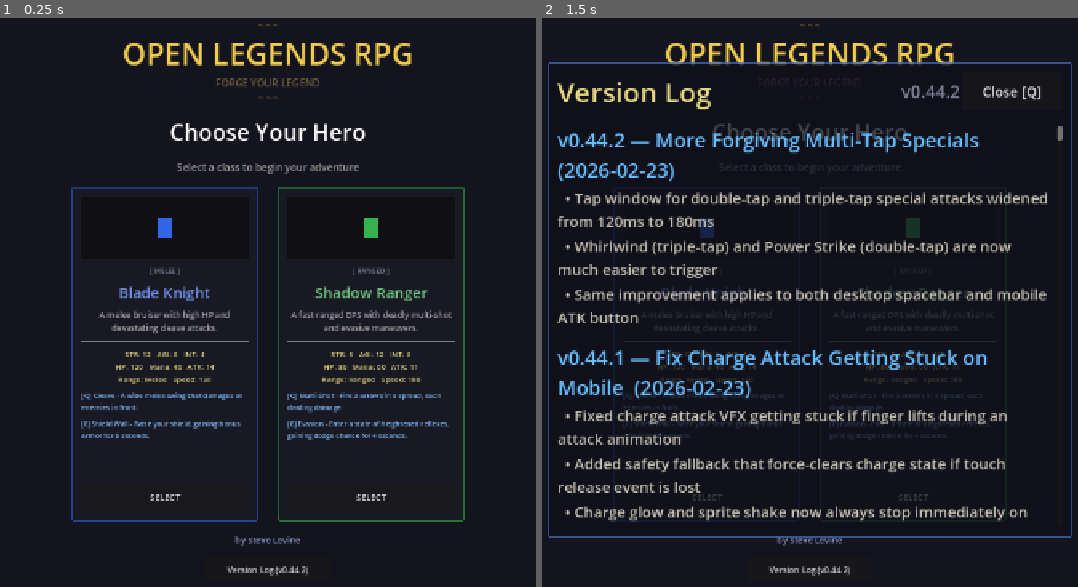
Above: before the commit, frames 1-2 (left to right).
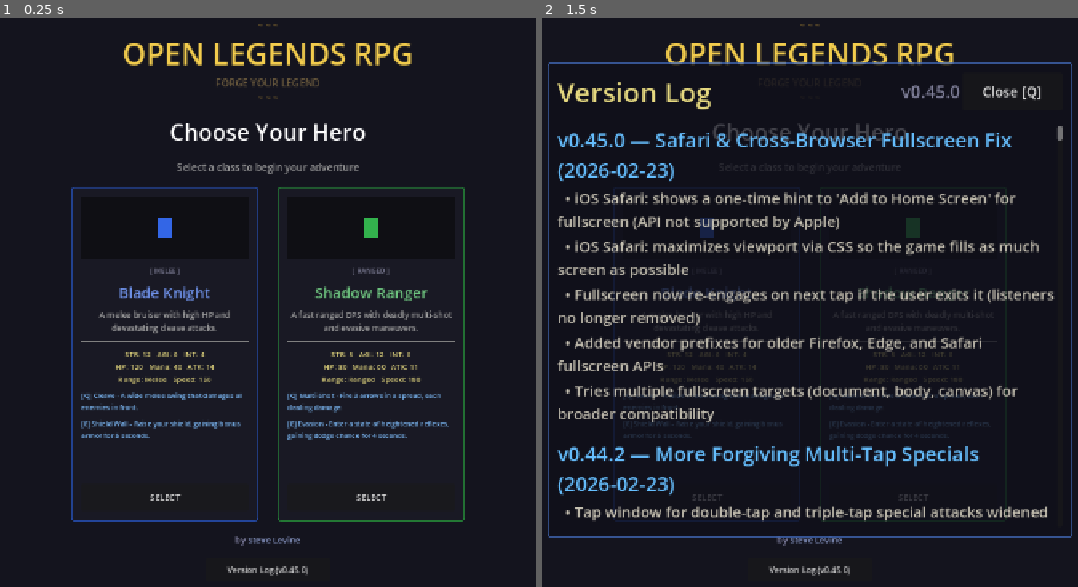
Above: after the commit, the same moments.

Repository: slxny/legends-open-rpg
Game: Godot game, scene res://scenes/main.tscn
Two runs of this game, one before a commit and one after it. Both use one fixed random seed, a clock stepped at 60 frames per second and the inputs below.
Inputs:
- Up to frame 1 (0.25 s): no input
- Up to frame 2 (1.5 s): click "Version Log (v0.44.2)" (after the commit: "Version Log (v0.45.0)") at 0.5 s; click "SELECT" at 1.25 s

The runs differ from the first frame. In frame 1, less than 0.1% of the frame differs, in the area x 54-58%, y 96-98%; in frame 2, 14%, in the area x 2-96%, y 11-98%.

Commit message:
Fix fullscreen on Safari and improve cross-browser support
iOS Safari (and all iOS browsers) don't support the Fullscreen API for
non-video elements. Now detects iOS and:
- Maximizes viewport via CSS (100vh + overflow hidden + scroll trick)
- Shows a one-time 6s hint to "Add to Home Screen" for true fullscreen

Other improvements:
- Listeners no longer removed after first success — fullscreen re-engages
  on next tap if the user exits via swipe/ESC
- Added mozRequestFullScreen, msRequestFullscreen, webkitRequestFullScreen
  vendor prefixes for older browsers
- Tries document.documentElement, then body, then canvas as targets
- Uses { navigationUI: 'hide' } option for cleaner fullscreen

https://claude.ai/code/session_01L3b9EJLMRKJDXXWSLJCZYh

Diff:
--- a/scenes/main.gd
+++ b/scenes/main.gd
@@ -22,44 +22,69 @@
 
 func _ready() -> void:
 	hero_select.hero_chosen.connect(_on_hero_chosen)
-	# Register a native JS event listener on the canvas so fullscreen is
-	# requested inside the browser's own event handler (satisfies the "user
-	# activation" requirement that Chrome/mobile browsers enforce).
-	# Uses touchend / click rather than touchstart / pointerdown because
-	# Chrome may treat touchstart listeners as passive, which does not
-	# grant the transient user-activation needed for requestFullscreen().
-	# Listeners stay attached until fullscreen is actually achieved so a
-	# silently-rejected first attempt doesn't leave the user stuck.
+	# Request fullscreen on first user interaction (tap/click).
+	# Listeners stay attached permanently so fullscreen re-engages if the
+	# user exits it (e.g. swipe gesture, Escape key).
+	# iOS Safari does NOT support the Fullscreen API for any element, so we
+	# maximize the viewport via CSS/scroll and prompt "Add to Home Screen".
 	if OS.has_feature("web"):
 		JavaScriptBridge.eval("""
 			(function() {
 				var c = document.getElementById('canvas');
 				if (!c) c = document.querySelector('canvas');
 				if (!c) return;
-				var done = false;
+
+				var isIOS = /iPad|iPhone|iPod/.test(navigator.userAgent) ||
+					(navigator.platform === 'MacIntel' && navigator.maxTouchPoints > 1);
+
+				function isFS() {
+					return !!(document.fullscreenElement || document.webkitFullscreenElement ||
+						document.mozFullScreenElement || document.msFullscreenElement);
+				}
+
+				function tryFS(el) {
+					try {
+						if (el.requestFullscreen)        return el.requestFullscreen({ navigationUI: 'hide' });
+						if (el.webkitRequestFullscreen)  return el.webkitRequestFullscreen();
+						if (el.webkitRequestFullScreen)  return el.webkitRequestFullScreen();
+						if (el.mozRequestFullScreen)      return el.mozRequestFullScreen();
+						if (el.msRequestFullscreen)       return el.msRequestFullscreen();
+					} catch(e) {}
+					return null;
+				}
+
+				var iosHinted = false;
 				function goFS() {
-					if (done) return;
-					if (document.fullscreenElement || document.webkitFullscreenElement) {
-						done = true;
-						c.removeEventListener('touchend', goFS, true);
-						c.removeEventListener('click', goFS, true);
+					if (isFS()) return;
+
+					if (isIOS) {
+						if (window.navigator.standalone) return;
+						document.documentElement.style.height = '100vh';
+						document.body.style.height = '100vh';
+						document.body.style.overflow = 'hidden';
+						window.scrollTo(0, 1);
+						if (!iosHinted) {
+							iosHinted = true;
+							var d = document.createElement('div');
+							d.textContent = 'For fullscreen: tap Share then \"Add to Home Screen\"';
+							d.style.cssText = 'position:fixed;bottom:0;left:0;right:0;padding:12px;' +
+								'background:rgba(0,0,0,0.85);color:#FFD866;font-size:15px;' +
+								'text-align:center;z-index:99999;font-family:sans-serif;';
+							document.body.appendChild(d);
+							setTimeout(function(){ d.style.transition='opacity 0.5s'; d.style.opacity='0'; }, 6000);
+							setTimeout(function(){ d.remove(); }, 6600);
+						}
 						return;
 					}
-					var el = document.documentElement;
-					var p;
-					if (el.requestFullscreen) {
-						p = el.requestFullscreen();
-					} else if (el.webkitRequestFullscreen) {
-						el.webkitRequestFullscreen();
-					}
-					if (p && p.then) {
-						p.then(function() {
-							done = true;
-							c.removeEventListener('touchend', goFS, true);
-							c.removeEventListener('click', goFS, true);
-						}).catch(function(){});
+
+					var p = tryFS(document.documentElement);
+					if (!p) p = tryFS(document.body);
+					if (!p) p = tryFS(c);
+					if (p && typeof p.then === 'function') {
+						p.then(function(){}).catch(function(){});
 					}
 				}
+
 				c.addEventListener('touchend', goFS, true);
 				c.addEventListener('click', goFS, true);
 			})();
--- a/scenes/ui/changelog_dialog.gd
+++ b/scenes/ui/changelog_dialog.gd
@@ -9,9 +9,21 @@
 var _is_visible: bool = false
 var _is_mobile: bool = false
 
-const GAME_VERSION := "v0.44.2"
+const GAME_VERSION := "v0.45.0"
 
 const CHANGELOG: Array[Dictionary] = [
+	{
+		"version": "v0.45.0",
+		"title": "Safari & Cross-Browser Fullscreen Fix",
+		"date": "2026-02-23",
+		"entries": [
+			"iOS Safari: shows a one-time hint to 'Add to Home Screen' for fullscreen (API not supported by Apple)",
+			"iOS Safari: maximizes viewport via CSS so the game fills as much screen as possible",
+			"Fullscreen now re-engages on next tap if the user exits it (listeners no longer removed)",
+			"Added vendor prefixes for older Firefox, Edge, and Safari fullscreen APIs",
+			"Tries multiple fullscreen targets (document, body, canvas) for broader compatibility",
+		]
+	},
 	{
 		"version": "v0.44.2",
 		"title": "More Forgiving Multi-Tap Specials",
